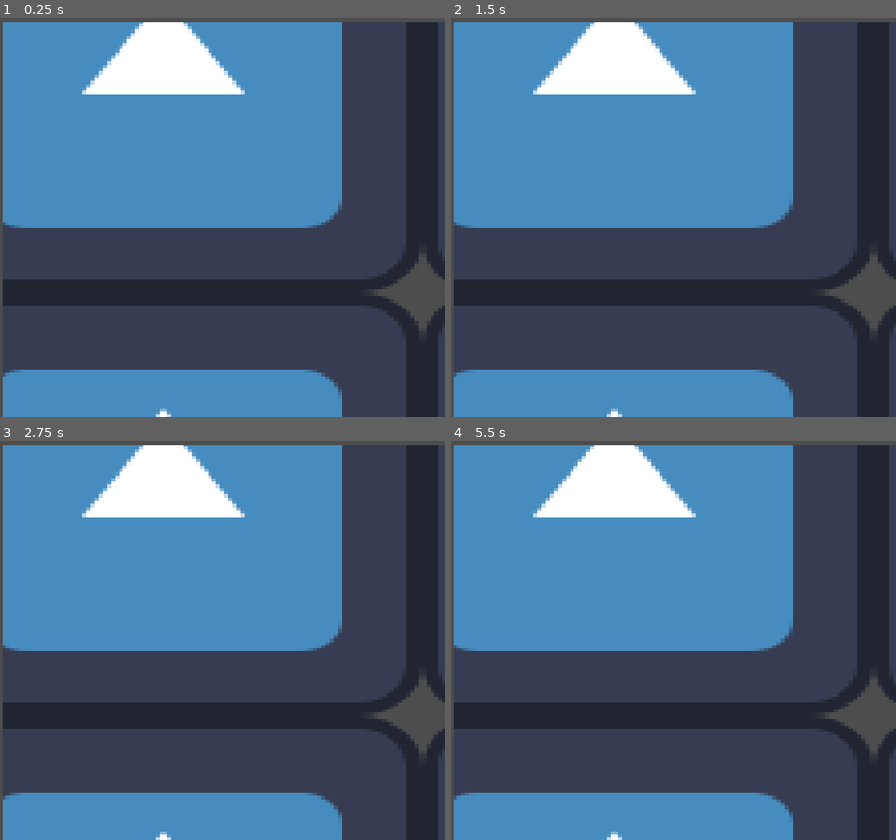
Above: before the commit, frames 1-4 (two rows, left to right).
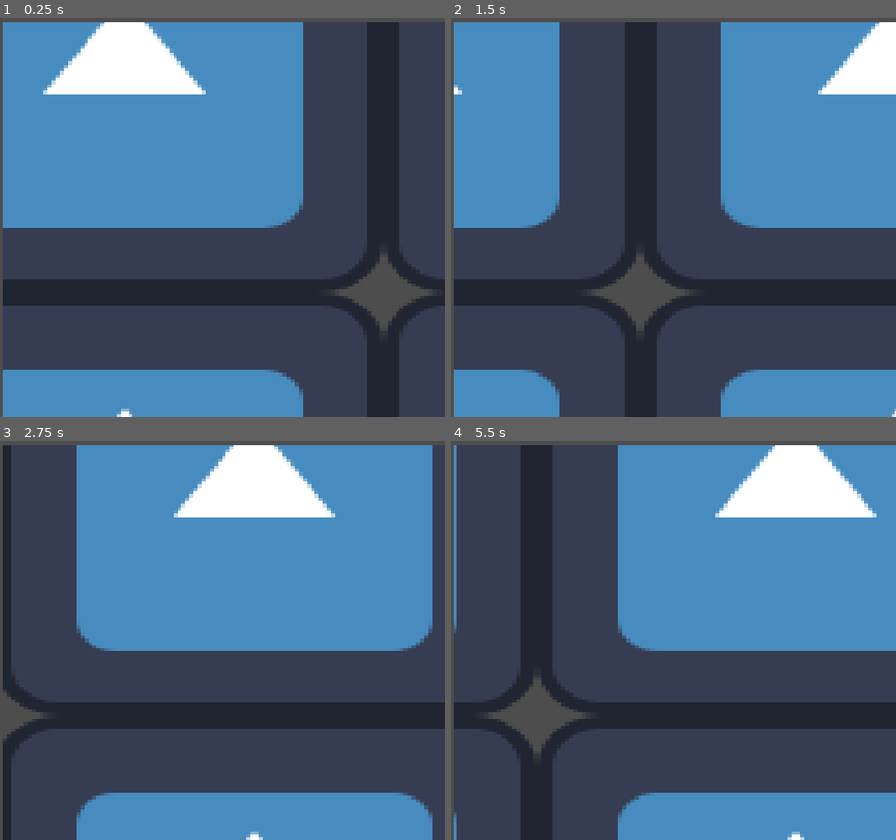
Above: after the commit, the same moments.

Repository: rozy-dixon/CameraObscura
Game: Godot game, scene res://Scenes/testPan.tscn
Two runs of this game, one before a commit and one after it. Both use one fixed random seed, a clock stepped at 60 frames per second and the inputs below. This scene is started directly instead of the project's main scene. The engine's default icon, where the game draws it, is replaced by a stand-in: a white triangle on a blue panel in a dark square.
Inputs:
- Up to frame 1 (0.25 s): no input
- Up to frame 2 (1.5 s): no input
- Up to frame 3 (2.75 s): no input
- Up to frame 4 (5.5 s): no input

The runs differ from the first frame. In frame 1, 23% of the frame differs, in the area x 0-100%, y 1-100%; in frame 2, 45%; in frame 3, 36%; in frame 4, 49%.

Commit message:
Added my sprite template

Diff:
--- a/Game Files/Scripts/panScript.gd
+++ b/Game Files/Scripts/panScript.gd
@@ -8,7 +8,7 @@
 
 # Called every frame. 'delta' is the elapsed time since the previous frame.
 func _process(delta):
-	var speedX:Vector2 = Vector2(0.0,0)
+	var speedX:Vector2 = Vector2(1.0,0)
 	var baseMovement:Vector2 = Vector2(0.005, 0)
 	var move:Vector2 = speedX * baseMovement
 	var currOffset = get_material().get_shader_parameter("offset")
--- a/Game Files/Shaders/Pan.gdshader
+++ b/Game Files/Shaders/Pan.gdshader
@@ -4,7 +4,7 @@
 void vertex() {
 	// Called for every vertex the material is visible on.
 
-		UV = UV * tiling + offset;
+		UV = UV + offset;
 }
 
 void fragment() {
Not shown, added: Assets/Art/droneguy_sheet.png
